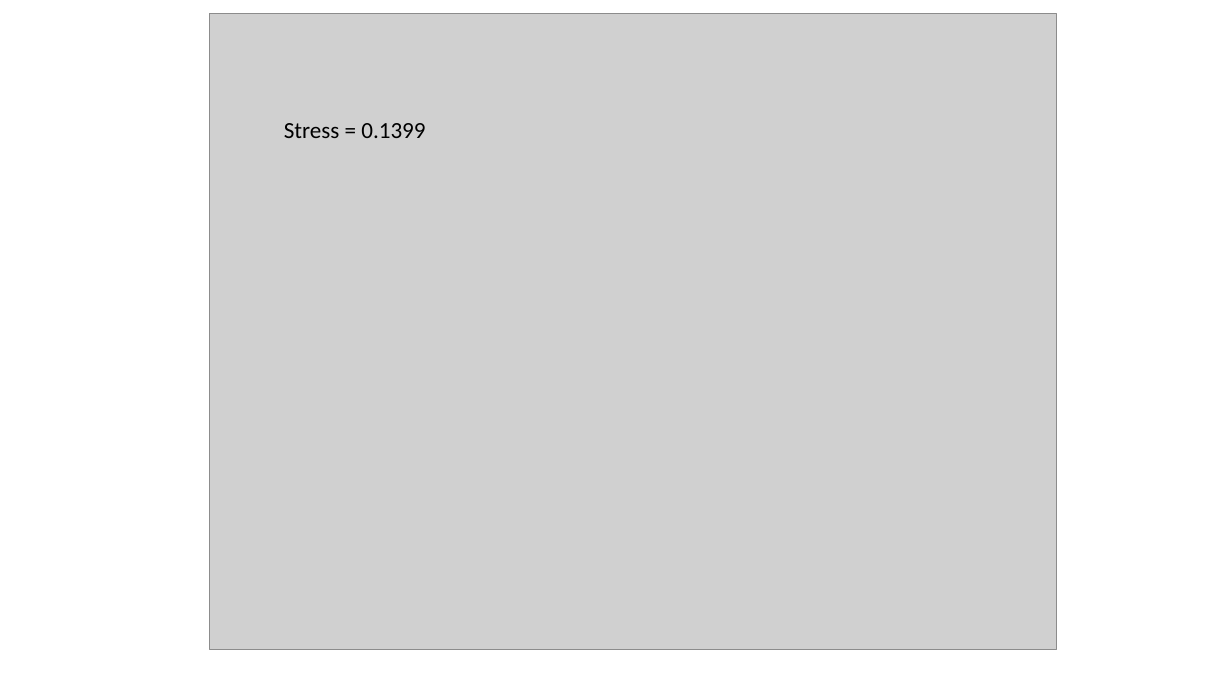
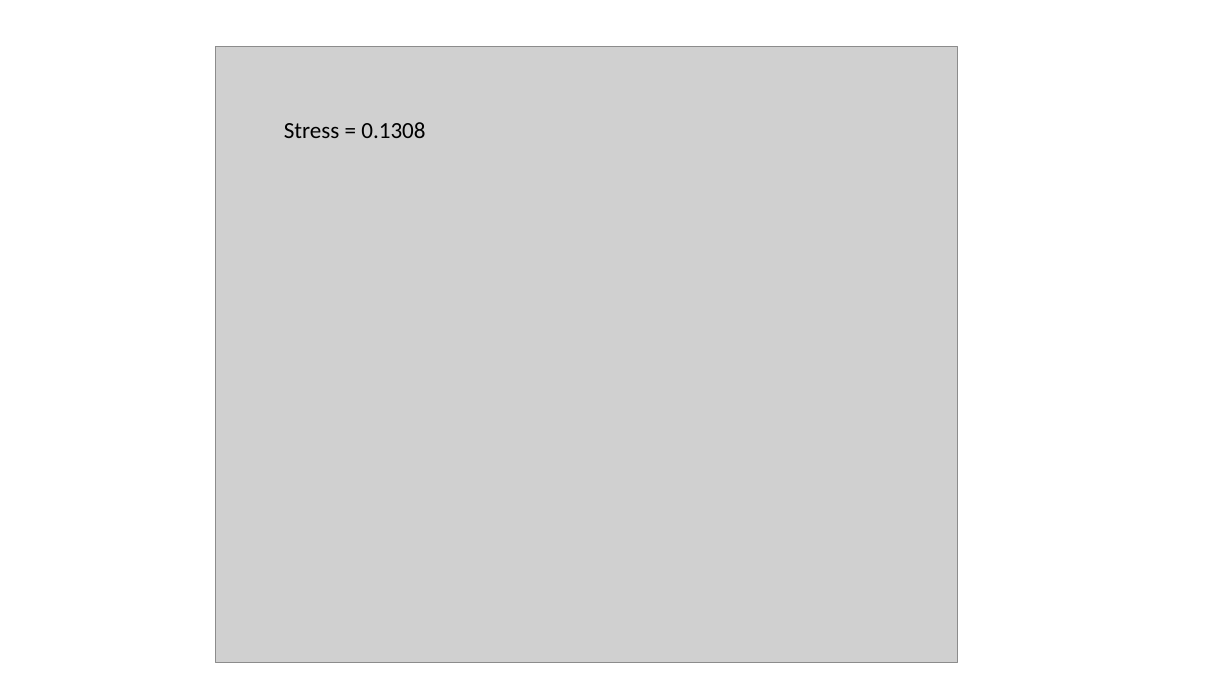
Before and after one commit to Nosa-Osawe/Ticks, a slide deck: slide 2 of Notes & Figures/Figures.pptx. Drawn at 1232x693 pixels with LibreOffice and Linux fonts; fonts in the diff are those of the drawing; grey boxes stand for pictures. Boxes give left, top, right and bottom in pixels: in the first picture for what was removed or moved away, otherwise in the second. Text is boxed around its words. In the diff, an @@ line names an element or a change of style, - is before the commit and + after.

```diff
--- a/Notes & Figures/Figures.pptx
+++ b/Notes & Figures/Figures.pptx
@@ picture: place and size @@
-picture at <box>210,14,1056,649</box>
+picture at <box>215,46,958,662</box>
@@ text at <box>284,122,425,138</box>: text changed @@
-Stress = 0.1399
+Stress = 0.1308
```
Also in this commit, not shown: 21 other files.
